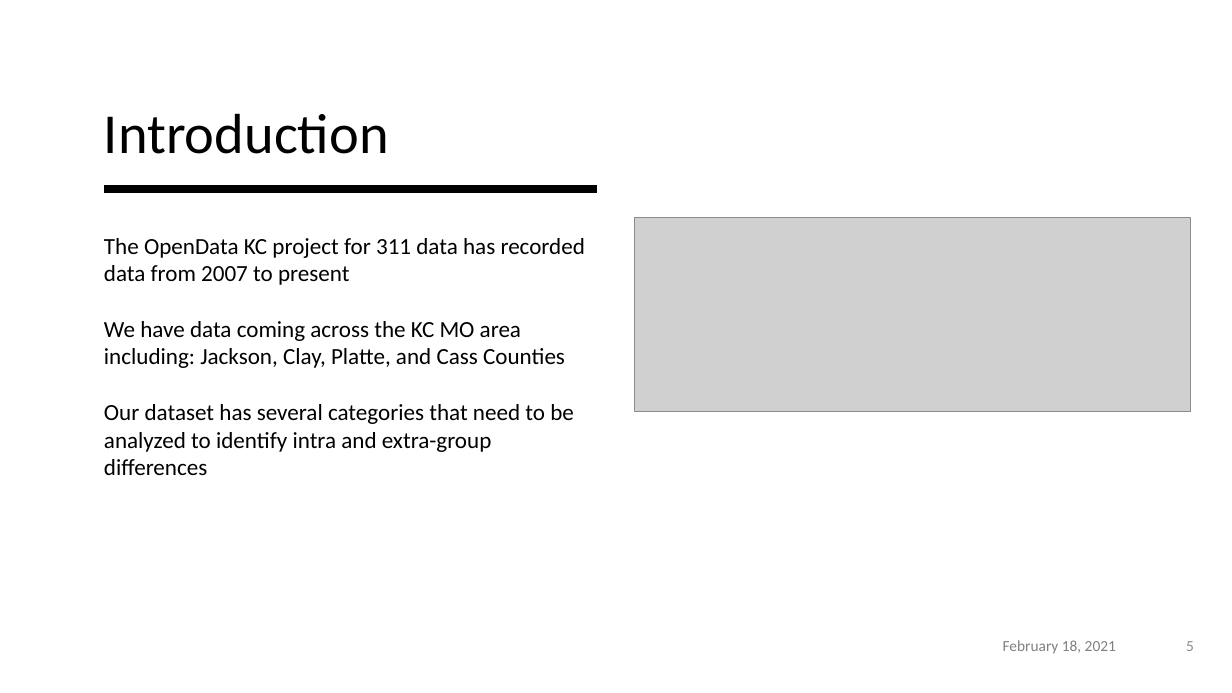
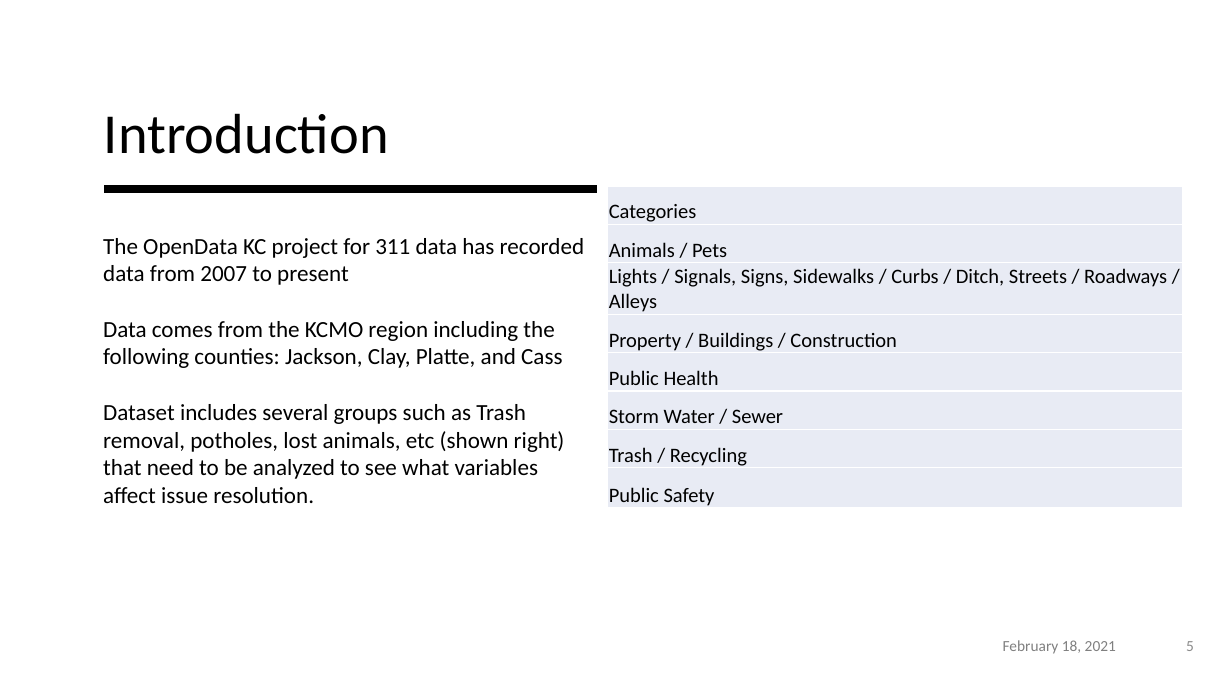
Before and after one commit to HarrTerr/GP1, a slide deck: slide 5 of Project_1.pptx. Drawn at 1232x693 pixels with LibreOffice and Linux fonts; fonts in the diff are those of the drawing; grey boxes stand for pictures. Boxes give left, top, right and bottom in pixels: in the first picture for what was removed or moved away, otherwise in the second. Text is boxed around its words. In the diff, an @@ line names an element or a change of style, - is before the commit and + after.

```diff
--- a/Project_1.pptx
+++ b/Project_1.pptx
@@ table added at bbox=[608, 186, 1183, 510], 8 rows, 1 columns @@
+Categories
+Animals / Pets
+Lights / Signals, Signs, Sidewalks / Curbs / Ditch, Streets / Roadways / Alleys
+Property / Buildings / Construction
+Public Health
+Storm Water / Sewer
+Trash / Recycling
+Public Safety
@@ picture removed at bbox=[635, 217, 1190, 411] @@
@@ text at bbox=[103, 321, 565, 503]: text changed @@
-We have data coming across the KC MO area including: Jackson, Clay, Platte, and Cass Counties
-Our dataset has several categories that need to be analyzed to identify intra and extra-group differences
+Data comes from the KCMO region including the following counties: Jackson, Clay, Platte, and Cass
+Dataset includes several groups such as Trash removal, potholes, lost animals, etc (shown right) that need to be analyzed to see what variables affect issue resolution.
```
Also in this commit, not shown: 4 other slides changed.
